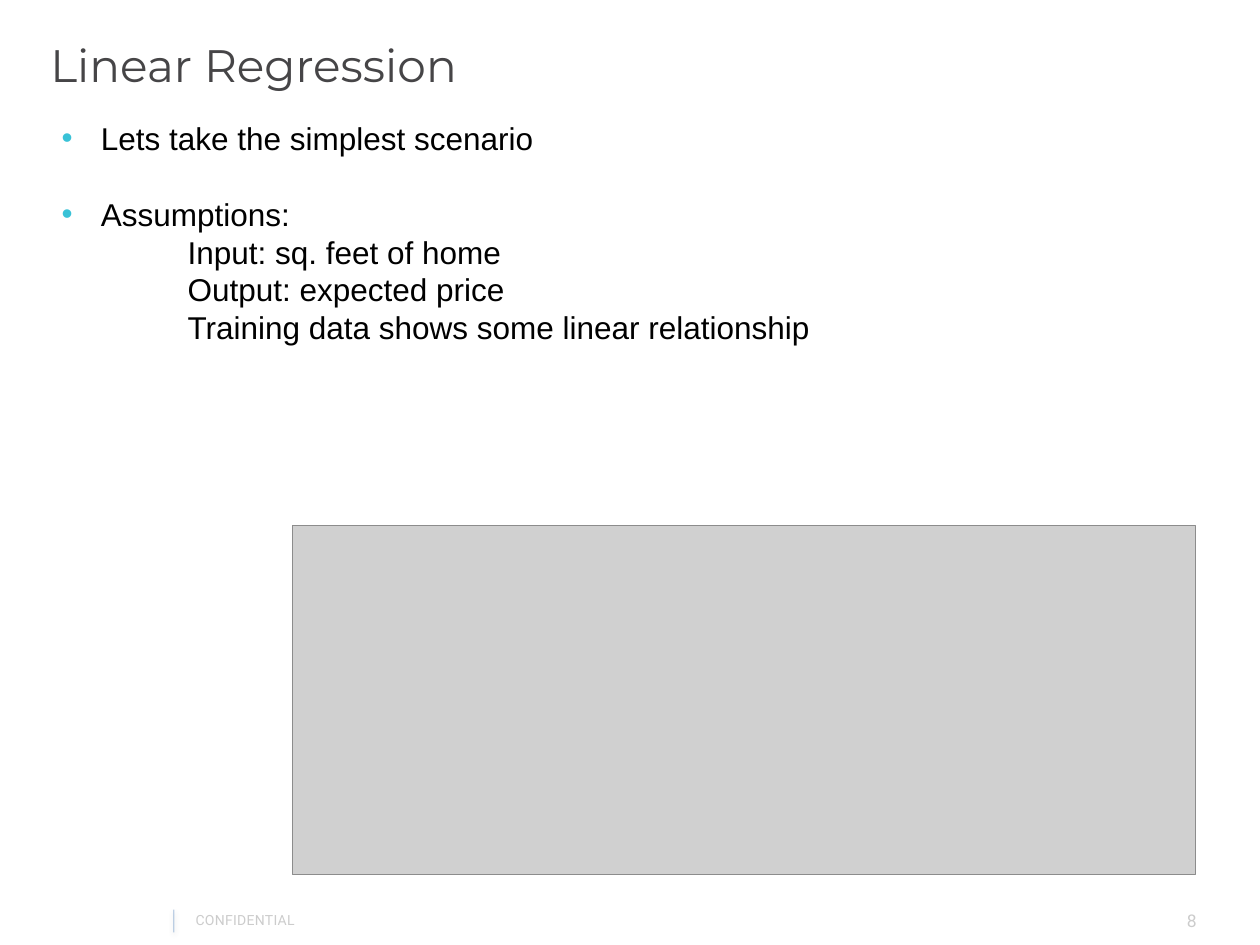
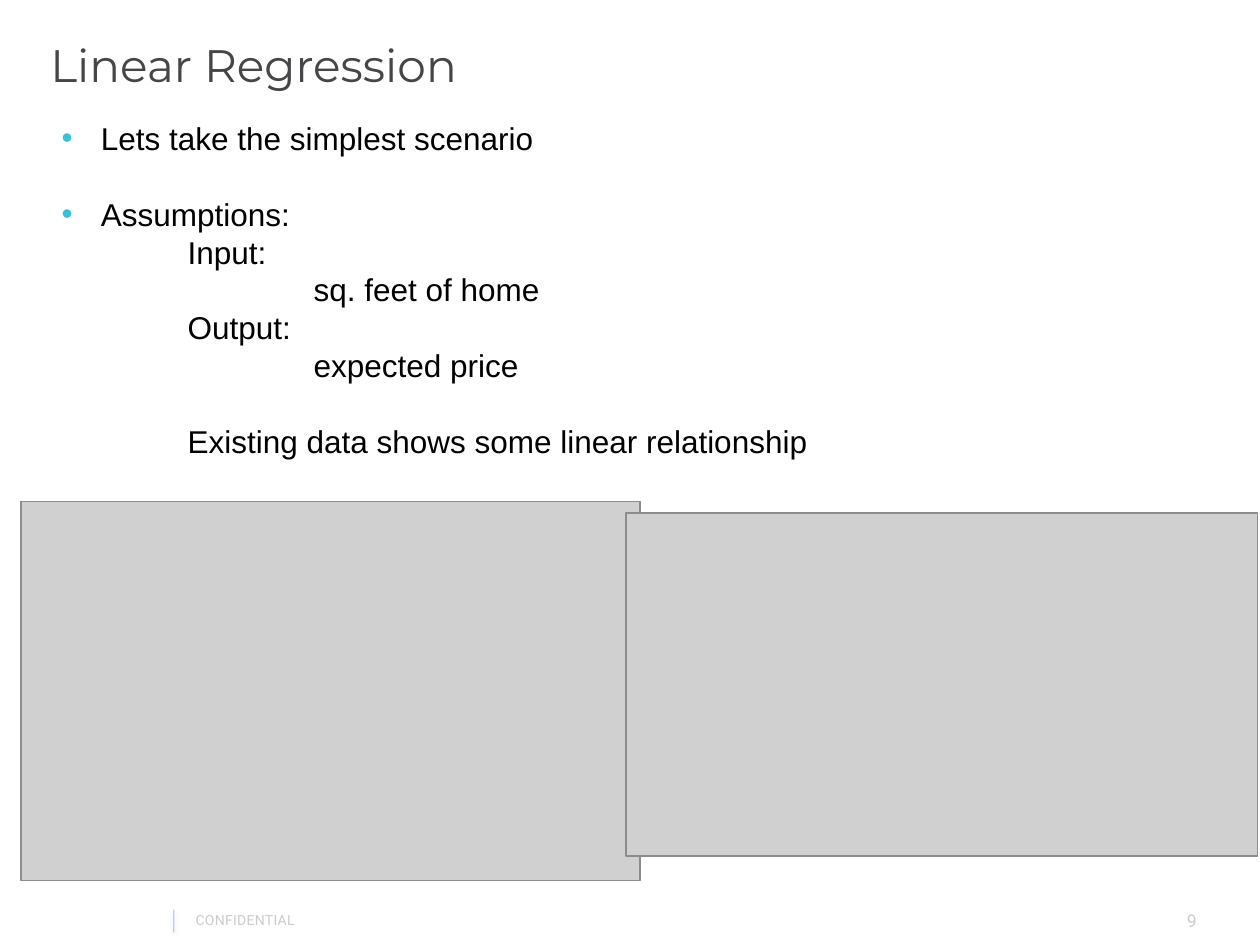
Before and after one commit to gautam0707/TechTalk1_Epam, a slide deck: slide 9 of TechTalk1.pptx (slide 8 before the commit). Drawn at 1260x945 pixels with LibreOffice and Linux fonts; fonts in the diff are those of the drawing; grey boxes stand for pictures; background and template pictures are left out. Boxes give left, top, right and bottom in pixels: in the first picture for what was removed or moved away, otherwise in the second. Text is boxed around its words. In the diff, an @@ line names an element or a change of style, - is before the commit and + after.

```diff
--- a/TechTalk1.pptx
+++ b/TechTalk1.pptx
@@ text at (188,242,807,459): text changed @@
-Input: sq. feet of home
-Output: expected price
-    Training data shows some linear relationship
+Input:
+sq. feet of home
+Output:
+expected price
+    Existing data shows some linear relationship
@@ picture added at (21,501,640,881) @@
@@ picture: place and size @@
-picture at (292,525,1196,874)
+picture at (626,513,1257,856)
```
Also in this commit, not shown: 4 other slides changed, 2 slides added, 1 other file.
